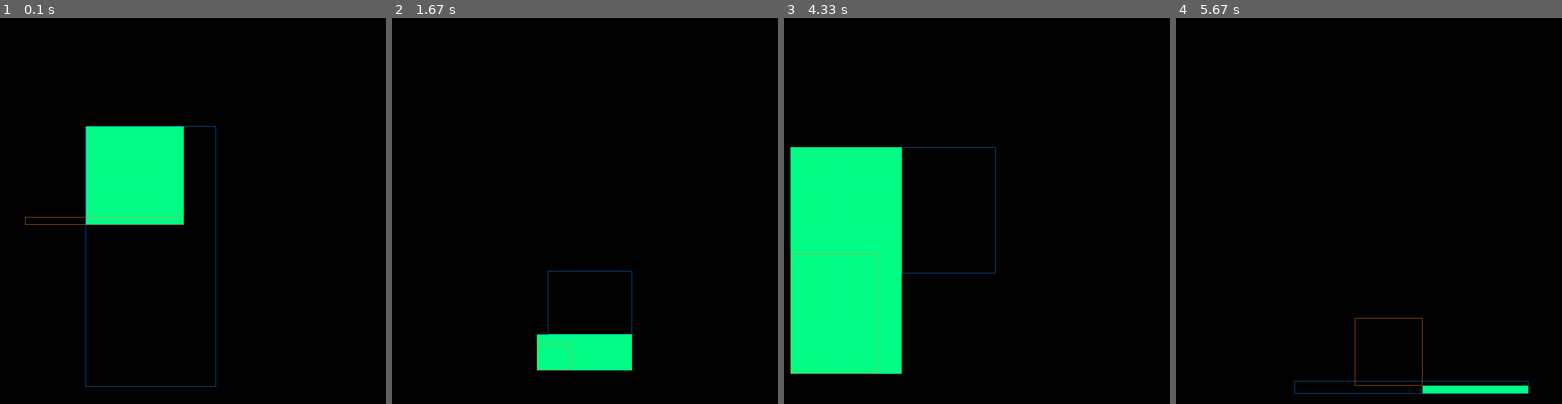
Above: before the commit, frames 1-4 (left to right).
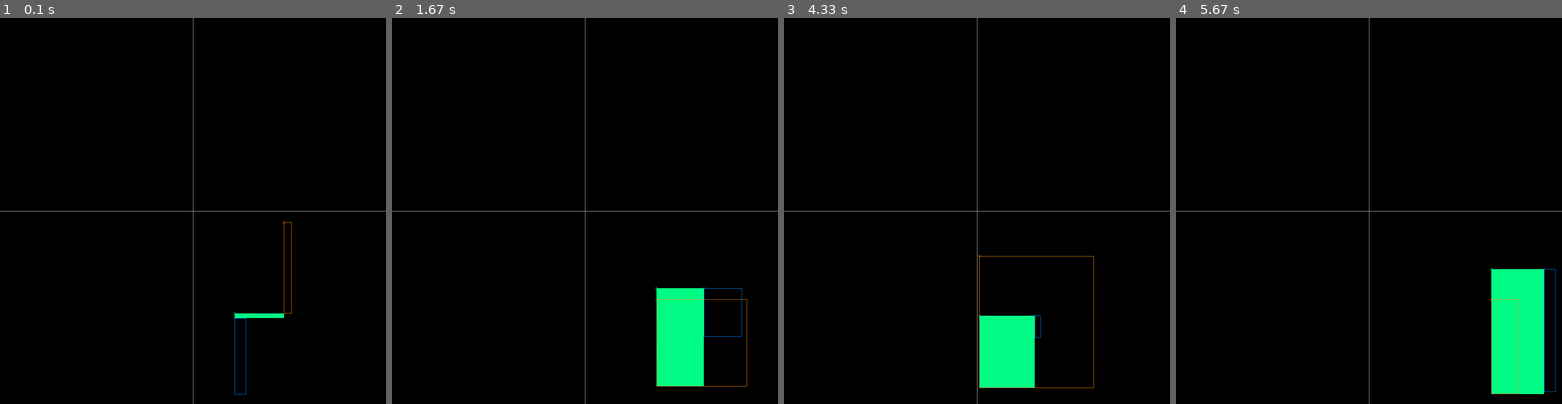
Above: after the commit, the same moments.

Repository: jancoufal/pyshards
Game: pygame game, started from interview-amazon-1.py
Two runs of this game, one before a commit and one after it. Both use one fixed random seed, a clock stepped at 60 frames per second and the inputs below.
Inputs:
- Up to frame 1 (0.1 s): no input
- Up to frame 2 (1.67 s): tap Enter at 0.33 s
- Up to frame 3 (4.33 s): type "a" at 3.17 s; type "n" at 3.47 s; type "n" at 3.77 s; tap Enter at 4.1 s
- Up to frame 4 (5.67 s): type "a" at 4.42 s; tap Enter at 4.98 s

The runs differ from the first frame. In frame 1, 7.4% of the frame differs, in the area x 0-100%, y 0-100%; in frame 2, 5.9%; in frame 3, 20%; in frame 4, 5.3%.

Commit message:
amazon interview test - overlapping rectangles - refactor + naive implementaion

Diff:
--- a/interview-amazon-1.py
+++ b/interview-amazon-1.py
@@ -12,8 +12,8 @@
 	screen_rect = pygame.Rect(0, 0, 1010, 1010)
 	screen = pygame.display.set_mode(screen_rect.size)
 
-	boundaries = (-500, -500, 500, 500)
-	translate_xy = screen_rect.width // 2, screen_rect.height // 2
+	boundaries = (-500 * 0, -500 * 0, 500, 500)
+	translate_by = MyPoint(screen_rect.width // 2, screen_rect.height // 2)
 
 	done = False
 	draw = True
@@ -22,22 +22,25 @@
 		if draw:
 			draw = False
 
-			r1 = get_random_rect(*boundaries)
-			r2 = get_random_rect(*boundaries)
-			r3 = get_overlapped_rect(r1, r2)
+			r1 = get_random_rect(*boundaries, ColorEnum.RECT_ORANGE)
+			r2 = get_random_rect(*boundaries, ColorEnum.RECT_BLUE)
+			r3 = get_overlapped_rect(r1, r2, ColorEnum.RECT_GREEN)
 
-			# convert to pygame rects
-			r1 = r1.get_pygame_rect().move(translate_xy)
-			r2 = r2.get_pygame_rect().move(translate_xy)
-			r3 = r3.get_pygame_rect().move(translate_xy)
+			print(f"{r1}, {r2}, {r3}")
+
+			# map to viewport
+			r1 = r1.move(*translate_by.xy)
+			r2 = r2.move(*translate_by.xy)
+			r3 = r3.move(*translate_by.xy)
 
 			screen.fill(ColorEnum.BACKGROUND.color)
 
 			if r3 is not None:
-				pygame.draw.rect(screen, ColorEnum.RECT_C.color, r3)
+				draw_rect(screen, r3, width=0)
+			draw_rect(screen, r1)
+			draw_rect(screen, r2)
 
-			pygame.draw.rect(screen, ColorEnum.RECT_A.color, r1, 1)
-			pygame.draw.rect(screen, ColorEnum.RECT_B.color, r2, 1)
+			draw_axes(screen, translate_by)
 
 			pygame.display.flip()
 
@@ -50,18 +53,39 @@
 					draw = True
 
 
-def get_random_rect(x_min, y_min, x_max, y_max):
+def draw_rect(surface, my_rect, width=1):
+	pygame.draw.rect(surface, my_rect.color.color, my_rect.get_pygame_rect(), width)
+	pygame.draw.circle(surface, my_rect.color.color, my_rect.p1.xy, 3, 1)
+
+
+def draw_axes(surface, translate):
+	pygame.draw.line(
+		surface,
+		ColorEnum.AXIS_X.color,
+		(0, translate.y),
+		(surface.get_height(), translate.y)
+	)
+	pygame.draw.line(
+		surface,
+		ColorEnum.AXIS_X.color,
+		(translate.x, 0),
+		(translate.x, surface.get_width())
+	)
+
+
+def get_random_rect(x_min, y_min, x_max, y_max, color_enum):
 	x = sorted((random.randint(x_min, x_max), random.randint(x_min, x_max)))
 	y = sorted((random.randint(y_min, y_max), random.randint(y_min, y_max)))
-	return MyRect(*(*x, *y))
+	return MyRect(x[0], y[0], x[1], y[1], color_enum)
 
 
-def get_overlapped_rect(r1, r2):
+def get_overlapped_rect(r1, r2, color_enum):
 	return MyRect(
 		min(r1.p1.x, r2.p1.x),
 		min(r1.p2.y, r2.p1.y),
 		max(r1.p1.x, r2.p1.x),
-		max(r1.p2.y, r2.p1.y)
+		max(r1.p2.y, r2.p1.y),
+		color_enum
 	)
 
 
@@ -69,6 +93,9 @@
 	def __init__(self, x, y):
 		self._x = x
 		self._y = y
+
+	def __str__(self):
+		return f"point({self.x}, {self.y})"
 
 	@property
 	def x(self): return self._x
@@ -79,10 +106,28 @@
 	@property
 	def xy(self): return self.x, self.y
 
+	def move(self, x, y):
+		return MyPoint(self.x + x, self.y + y)
+
+
 class MyRect(object):
-	def __init__(self, x1, y1, x2, y2):
+	def __init__(self, x1, y1, x2, y2, color_enum):
+		self._clr = color_enum
 		self._p1 = MyPoint(x1, y1)
 		self._p2 = MyPoint(x2, y2)
+		self._normalize_points()
+
+	@classmethod
+	def from_points(cls, p1, p2, color_enum):
+		return cls(*(*p1.xy, *p2.xy, color_enum))
+
+	def __str__(self):
+		return f"rectangle({self.p1}, {self.p2}, {self.color})"
+
+	def _normalize_points(self):
+		p1 = MyPoint(min(self.p1.x, self.p2.x), min(self.p1.y, self.p2.y))
+		p2 = MyPoint(max(self.p1.x, self.p2.x), max(self.p1.y, self.p2.y))
+		self._p1, self._p2 = p1, p2
 
 	def get_pygame_rect(self):
 		return pygame.Rect(
@@ -98,12 +143,18 @@
 	@property
 	def p2(self): return self._p2
 
+	@property
+	def color(self): return self._clr
+
+	def move(self, x, y):
+		return MyRect.from_points(self._p1.move(x, y), self._p2.move(x, y), self.color)
+
 
 class ColorEnum(Enum):
 	BACKGROUND = pygame.color.Color("#00000000")
-	RECT_A = pygame.color.Color("#ff8800")
-	RECT_B = pygame.color.Color("#0088ff")
-	RECT_C = pygame.color.Color("#00ff88")
+	RECT_ORANGE = pygame.color.Color("#ff8800")
+	RECT_BLUE = pygame.color.Color("#0088ff")
+	RECT_GREEN = pygame.color.Color("#00ff88")
 	AXIS_X = pygame.color.Color("#cccccc")
 	AXIS_Y = pygame.color.Color("#cccccc")
 
